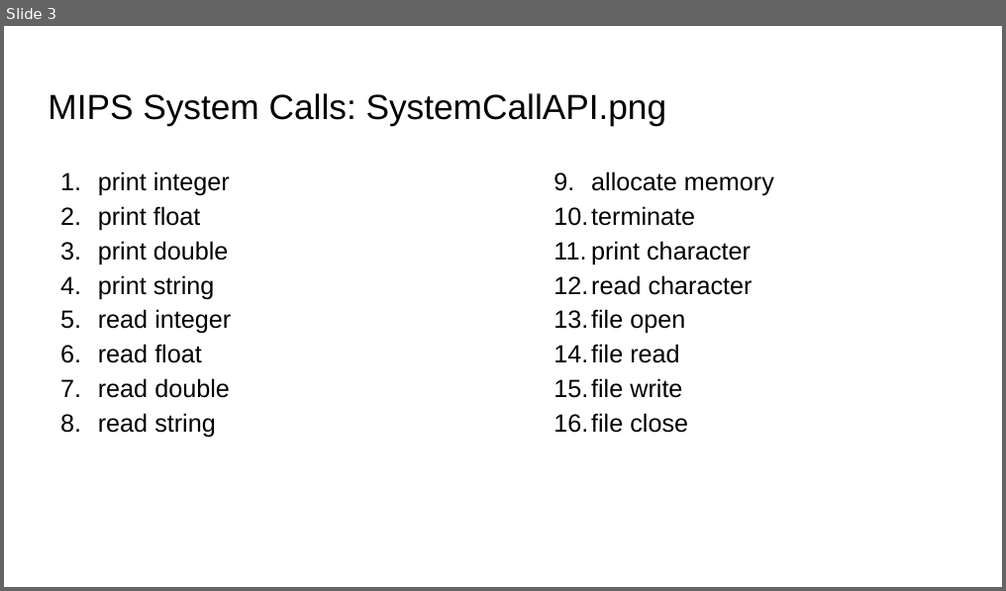
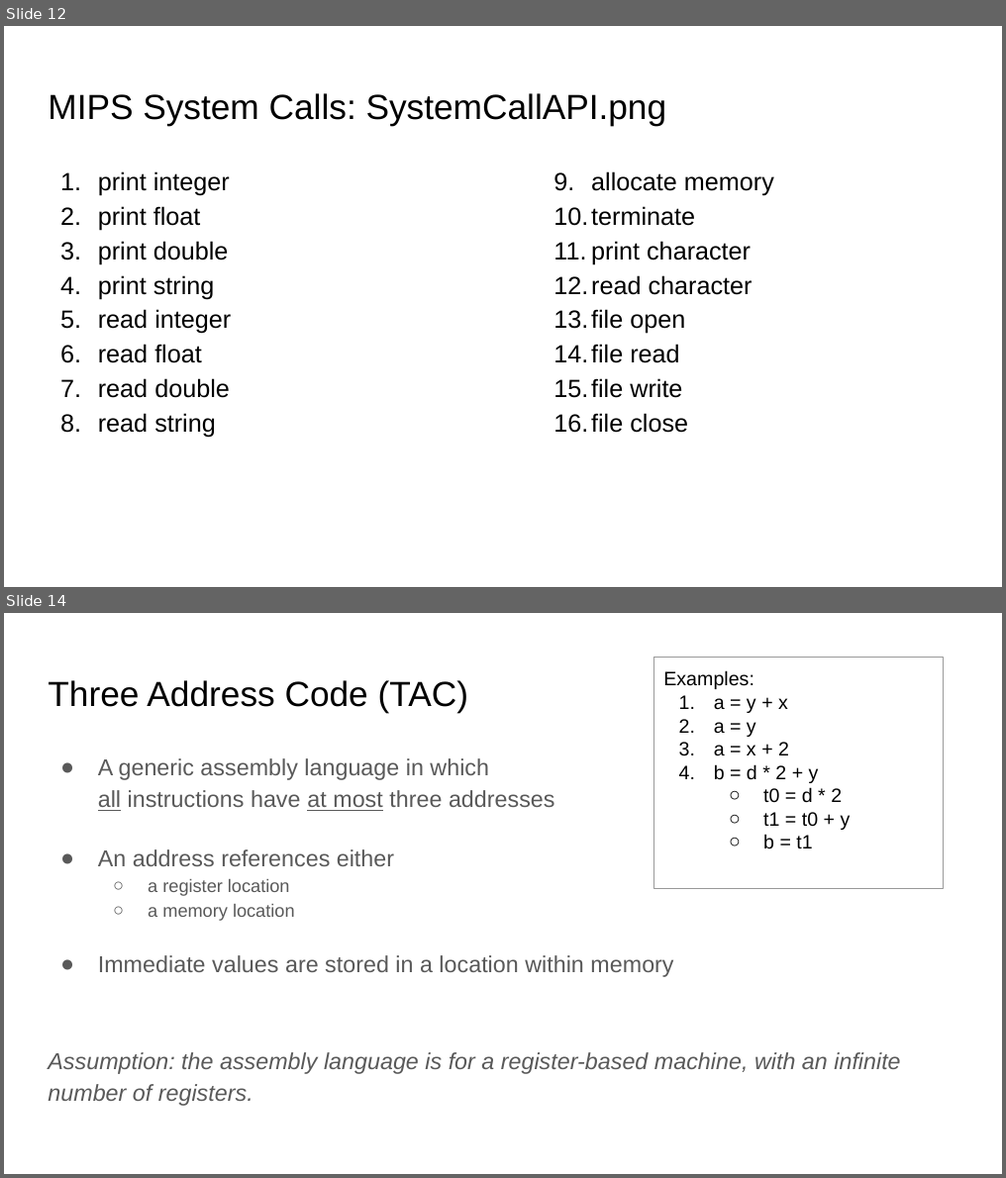
Before and after one commit to sgarcia0206/comp122-f23, a slide deck: assembly-programming/slide_presentations/.hidden/intro_to_mips.pptx. Shown one above the other, each under a label of ours: slide 3 before the commit, slides 12 and 14 after it; the slides between them are not shown. The pictures are 1006x591 and 1006x1178 pixels, drawn with LibreOffice and Linux fonts; fonts in the diff are those of the drawing. Boxes give left, top, right and bottom in pixels: in the first picture for what was removed or moved away, otherwise in the second. Text is boxed around its words. In the diff, an @@ line names an element or a change of style, - is before the commit and + after.

```diff
--- a/assembly-programming/slide_presentations/.hidden/intro_to_mips.pptx
+++ b/assembly-programming/slide_presentations/.hidden/intro_to_mips.pptx
@@ slide 14 added at bbox=[4, 613, 1002, 1174], background #FFFFFF @@
@@ rectangle added at bbox=[653, 657, 944, 888], outline #999999 0.75 pt, 14 pt, text #000000 @@
+Examples:
+1. a = y + x
+2. a = y
+3. a = x + 2
+4. b = d * 2 + y
+  ○ t0 = d * 2
+  ○ t1 = t0 + y
+  ○ b = t1
@@ title added at bbox=[48, 680, 468, 712], 25.2 pt, text #000000 @@
+Three Address Code (TAC)
@@ text added at bbox=[48, 759, 900, 1106], 16.6 pt, text #595959 @@
+● A generic assembly language in which
+  all instructions have at most three addresses
+● An address references either
+  ○ a register location
+  ○ a memory location
+● Immediate values are stored in a location within memory
+Assumption: the assembly language is for a register-based machine, with an infinite number of registers.
@@ what was slide 3 is now slide 12 @@
```
Also in this commit, not shown: 2 slides changed, 8 other slides added, 6 slides removed, 1 other file.
